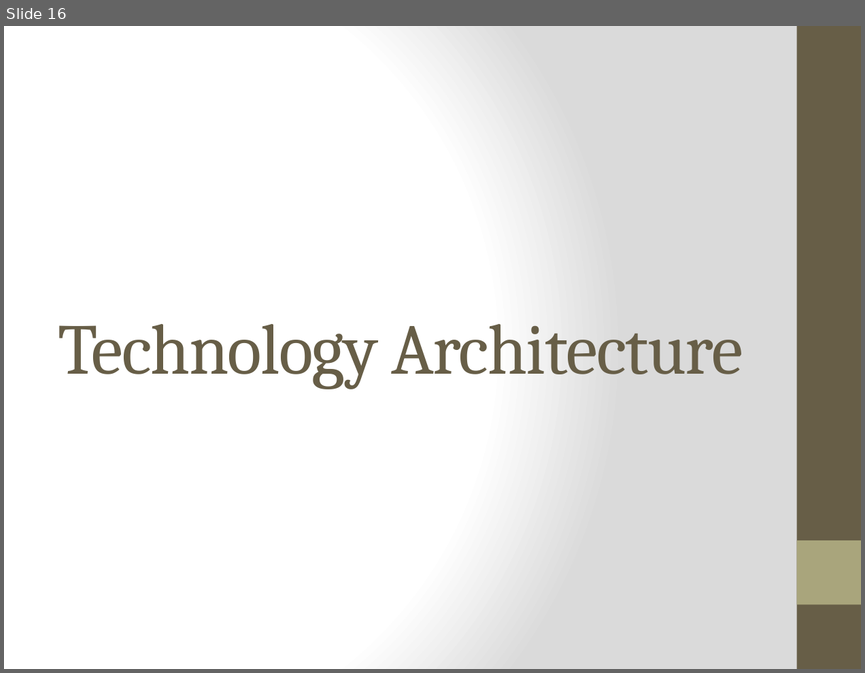
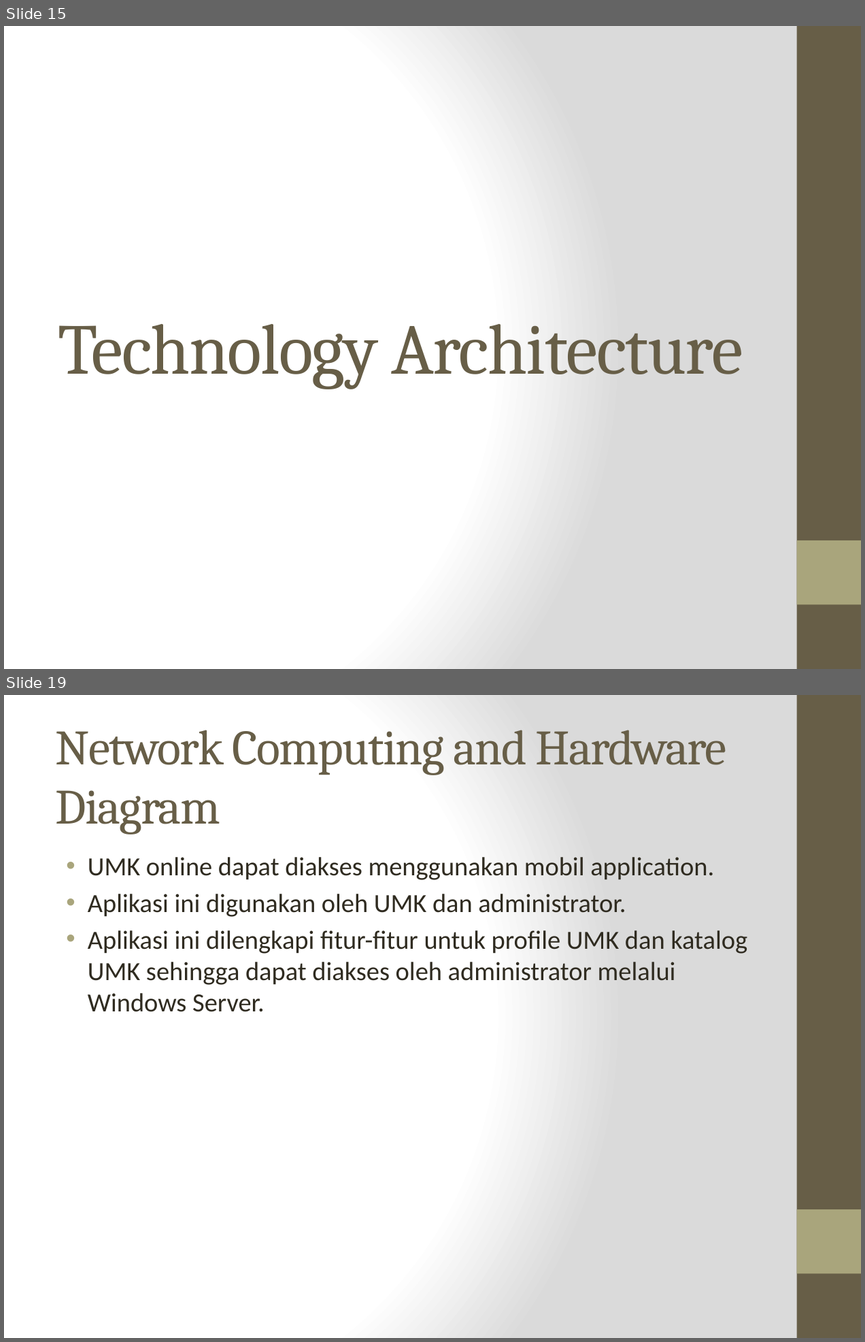
Before and after one commit to kamord/Tugas-SSI-EA, a slide deck: UMK/UMK.pptx. Shown one above the other, each under a label of ours: slide 16 before the commit, slides 15 and 19 after it; the slides between them are not shown. The pictures are 865x673 and 865x1342 pixels, drawn with LibreOffice and Linux fonts; fonts in the diff are those of the drawing. Boxes give left, top, right and bottom in pixels: in the first picture for what was removed or moved away, otherwise in the second. Text is boxed around its words. In the diff, an @@ line names an element or a change of style, - is before the commit and + after.

```diff
--- a/UMK/UMK.pptx
+++ b/UMK/UMK.pptx
@@ slide 19 added at (x1=4, y1=695, x2=861, y2=1338), background gradient #FFFFFF to #DADADA; not listed: 2 template elements that a slide beside it also shows @@
@@ title added at (x1=56, y1=730, x2=726, y2=834), 41.4 pt, text #675E47 @@
+Network Computing and Hardware Diagram
@@ text added at (x1=88, y1=857, x2=747, y2=1012), 22 pt, text #2F2B20 @@
+• UMK online dapat diakses menggunakan mobil application.
+• Aplikasi ini digunakan oleh UMK dan administrator.
+• Aplikasi ini dilengkapi fitur-fitur untuk profile UMK dan katalog UMK sehingga dapat diakses oleh administrator melalui Windows Server.
@@ what was slide 16 is now slide 15 @@
```
Also in this commit, not shown: 6 slides changed, 2 other slides added, 1 slide removed.
